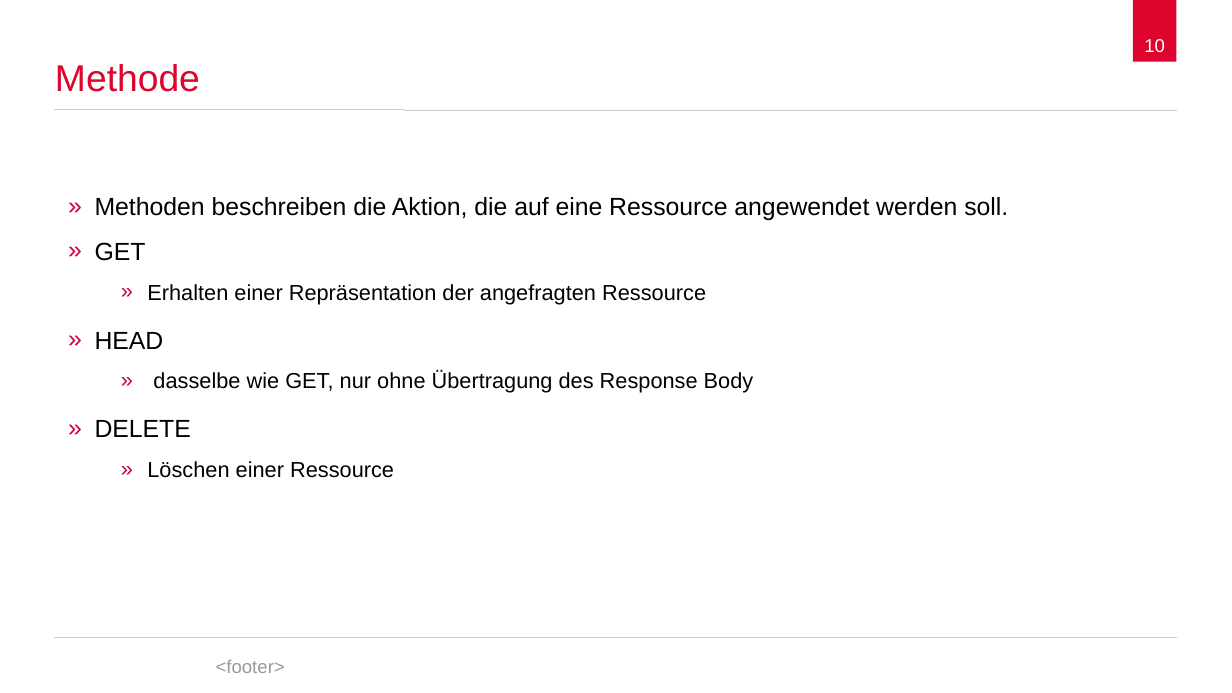
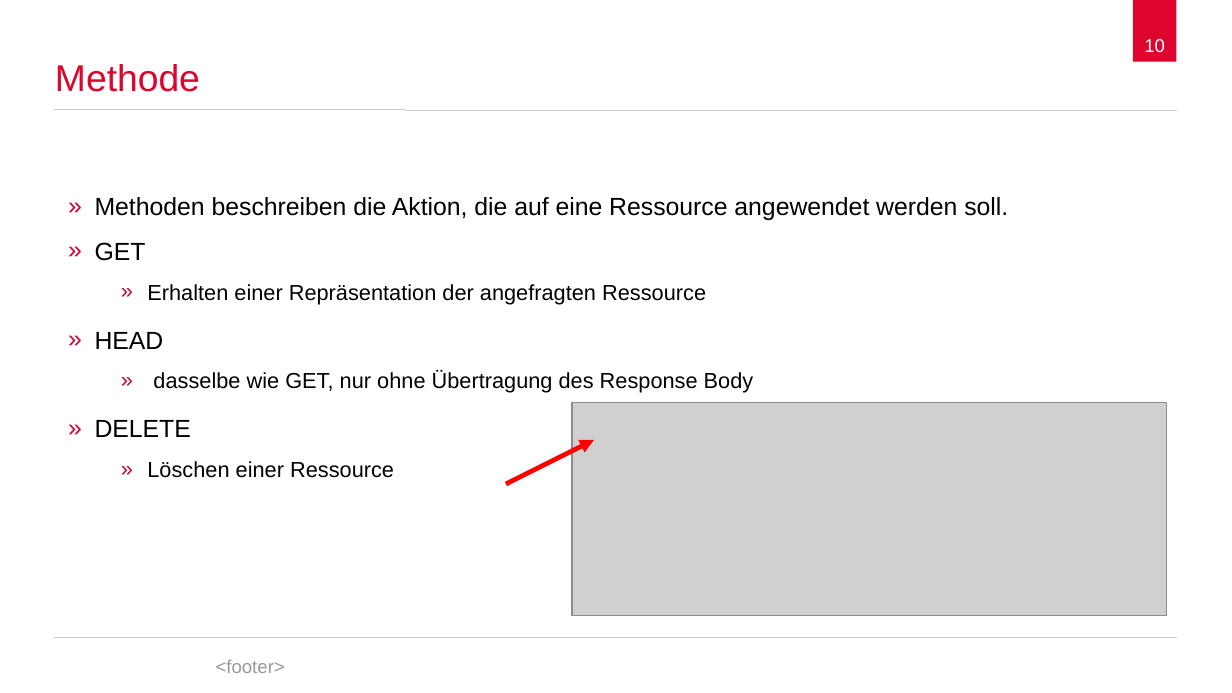
Before and after one commit to spaceone/presentations, a slide deck: slide 10 of hypertext-transfer-protocol/2017-12-05-hypertext-transfer-protocol.odp. Drawn at 1232x693 pixels with LibreOffice and Linux fonts; fonts in the diff are those of the drawing; grey boxes stand for pictures; background and template pictures are left out. Boxes give left, top, right and bottom in pixels: in the first picture for what was removed or moved away, otherwise in the second. Text is boxed around its words. In the diff, an @@ line names an element or a change of style, - is before the commit and + after.

```diff
--- a/hypertext-transfer-protocol/2017-12-05-hypertext-transfer-protocol.odp
+++ b/hypertext-transfer-protocol/2017-12-05-hypertext-transfer-protocol.odp
@@ picture added at (x1=572, y1=402, x2=1167, y2=616) @@
@@ arrow added from (506, 484) to (594, 440), #FF0000 3 pt @@
```
Also in this commit, not shown: 10 other slides changed, 5 slides added.
